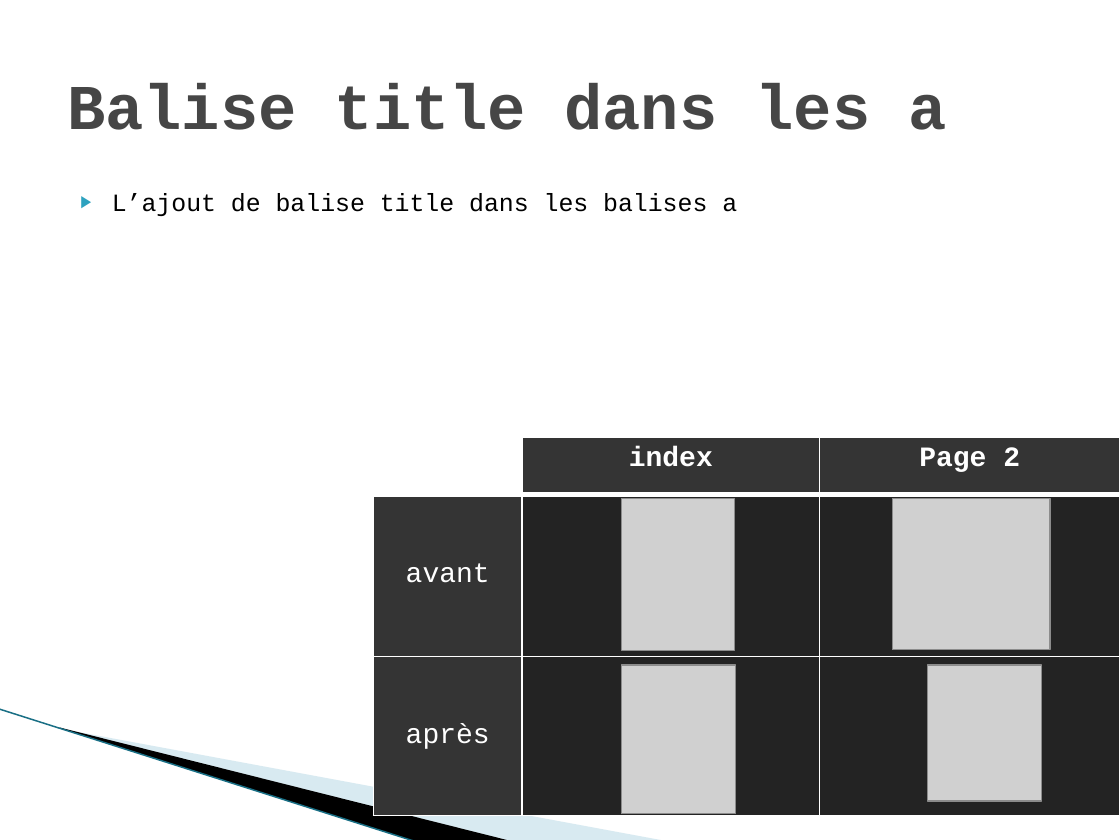
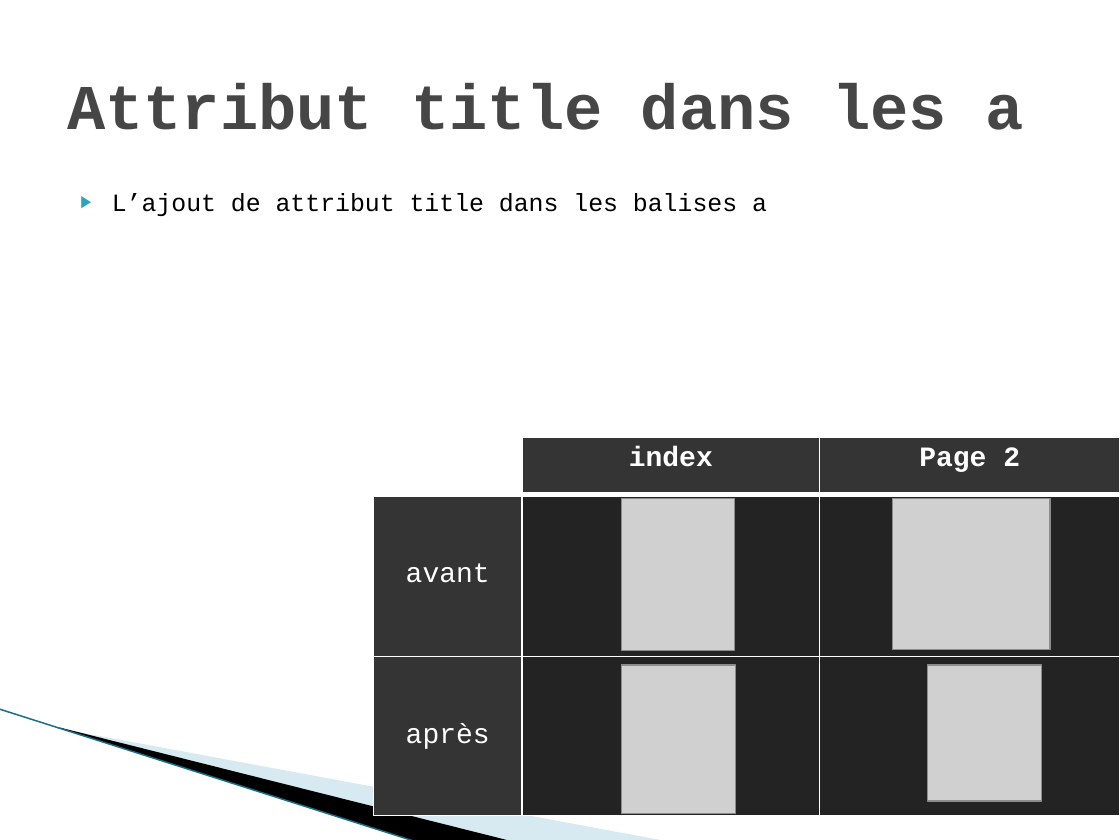
Before and after one commit to gwenaelgressier/GwenaelGressier_04_28022022, a slide deck: slide 12 of Rapport audit.pptx (slide 13 before the commit). Drawn at 1120x840 pixels with LibreOffice and Linux fonts; fonts in the diff are those of the drawing; grey boxes stand for pictures; background and template pictures are left out. Boxes give left, top, right and bottom in pixels: in the first picture for what was removed or moved away, otherwise in the second. Text is boxed around its words. In the diff, an @@ line names an element or a change of style, - is before the commit and + after.

```diff
--- a/Rapport audit.pptx
+++ b/Rapport audit.pptx
@@ title at <box>67,83,1023,130</box>: text changed @@
-Balise title dans les a
+Attribut title dans les a
@@ text at <box>112,193,767,216</box>: text changed @@
-▶ L’ajout de balise title dans les balises a
+▶ L’ajout de attribut title dans les balises a
```
Also in this commit, not shown: 11 other slides changed, 2 slides removed, 2 other files.
